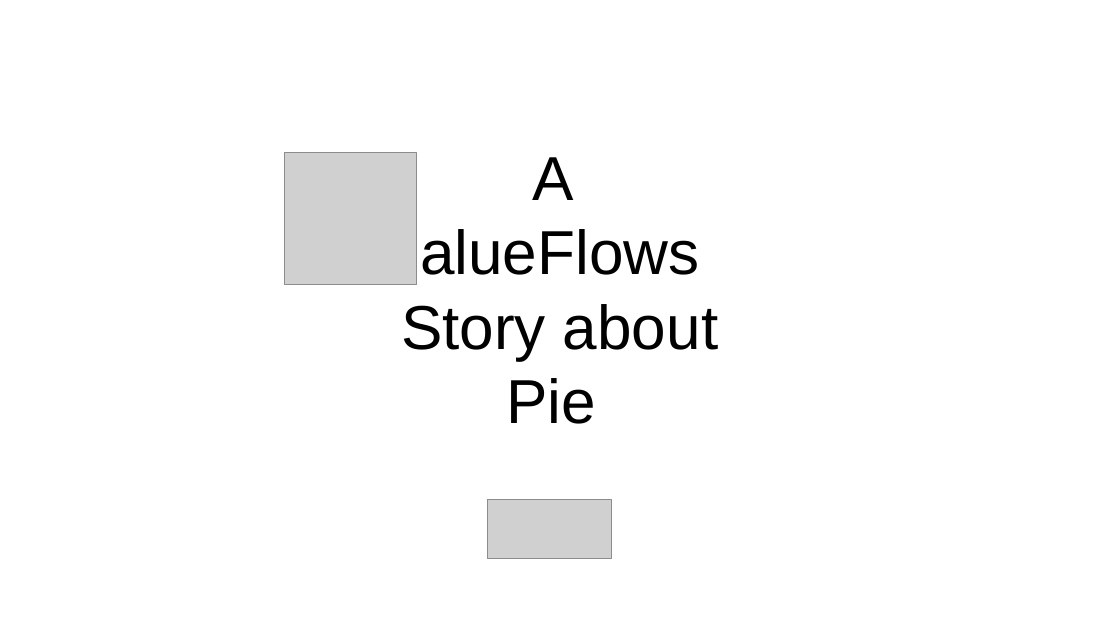
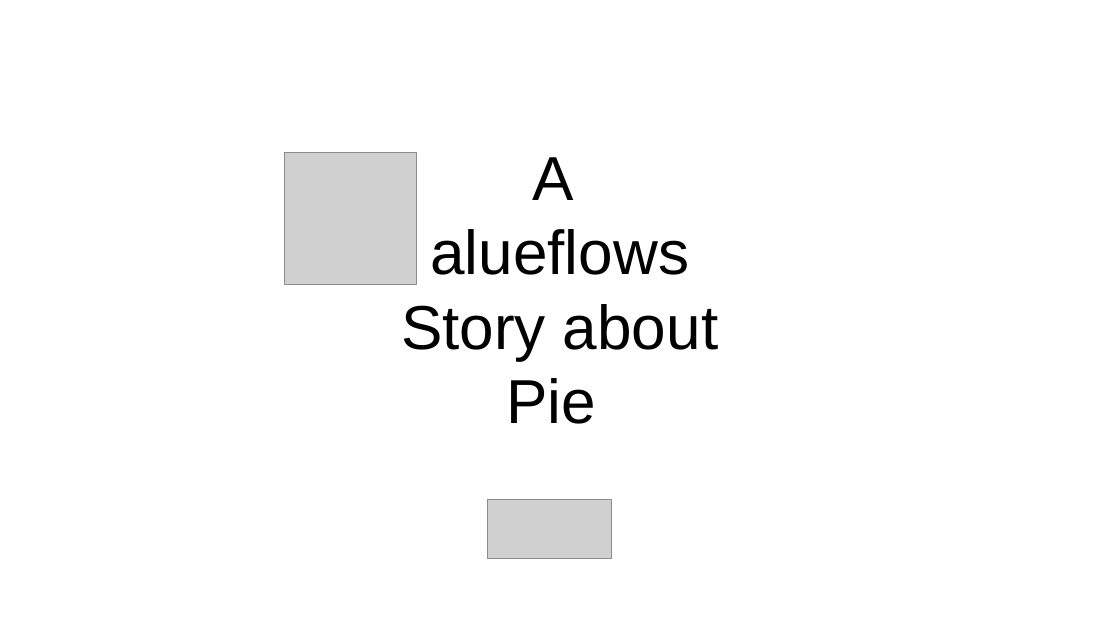
Before and after one commit to valueflows/valueflows, a slide deck: slide 1 of mkdocs/docs/assets/ValueFlows-Story.odp. Drawn at 1120x630 pixels with LibreOffice and Linux fonts; fonts in the diff are those of the drawing; grey boxes stand for pictures. Boxes give left, top, right and bottom in pixels: in the first picture for what was removed or moved away, otherwise in the second. Text is boxed around its words. In the diff, an @@ line names an element or a change of style, - is before the commit and + after.

Commit message:
tweaks to old VF pie story

```diff
--- a/mkdocs/docs/assets/ValueFlows-Story.odp
+++ b/mkdocs/docs/assets/ValueFlows-Story.odp
@@ title at (401,157,718,424): text changed @@
-A
-alueFlows
-Story about
-Pie
+A
+alueflows
+Story about
+Pie
```
Also in this commit, not shown: 2 other slides changed, 4 other files.
